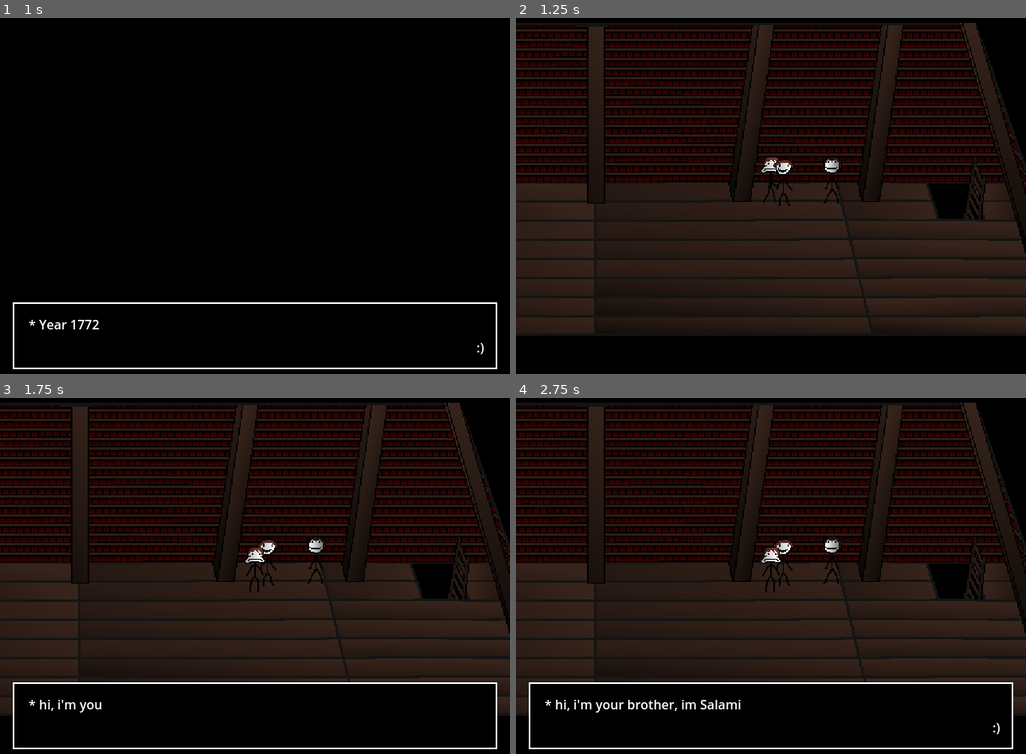
Above: before the commit, frames 1-4 (two rows, left to right).
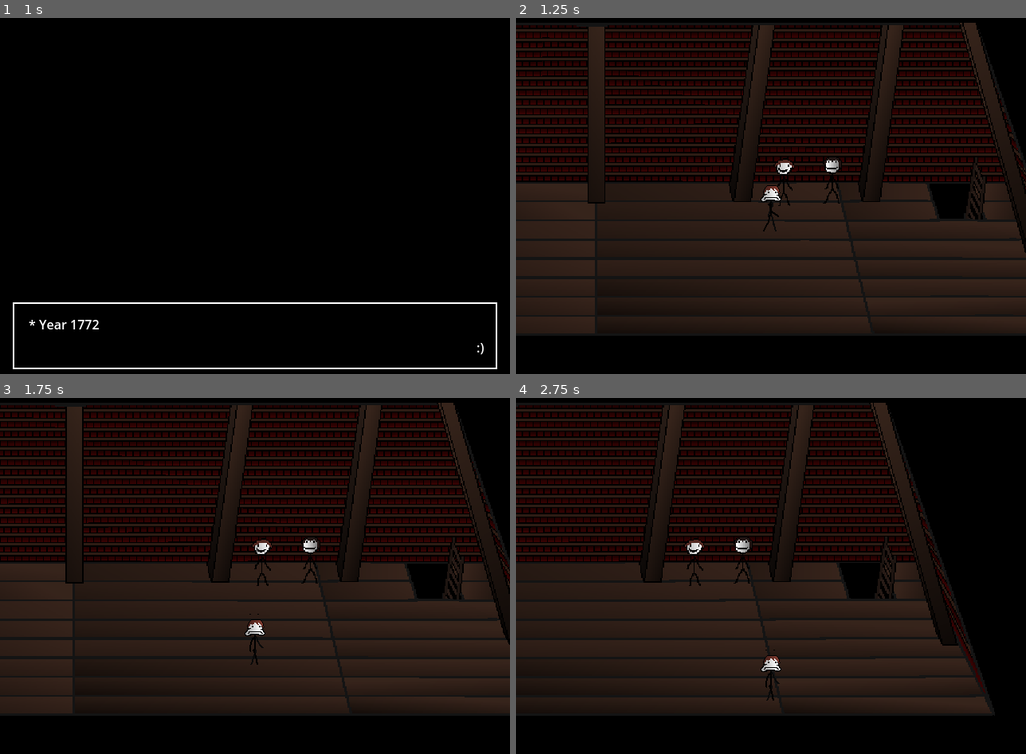
Above: after the commit, the same moments.

Repository: Jupyyter/I-am-hungry-and-my-name-is-Hadarag-Gabriel
Game: Godot game, scene res://scenes/intro.tscn
The game is run twice, just before and just after one commit, with the same random seed, the same clock (stepped at 60 frames per second) and the same inputs.
Inputs:
- Up to frame 1 (1 s): tap Enter (ui_accept) at 0.5, 0.6, 0.77 s; hold Right (ui_right) from 0.53 s (still down)
- Up to frame 2 (1.25 s): keep holding Right (ui_right); tap Enter (ui_accept) at 1.07 s
- Up to frame 3 (1.75 s): release Right (ui_right) at 1.28 s; hold Down (ui_down) from 1.28 s (still down); tap Enter (ui_accept) at 1.35, 1.52 s
- Up to frame 4 (2.75 s): tap Enter (ui_accept) at 1.82, 2.1 s; release Down (ui_down) at 2.03 s; hold Right (ui_right) from 2.03 s (still down)

Frame 1 is identical in both runs. In frame 2, 4.3% of the frame differs, in the area x 0-100%, y 2-89%; in frame 3, 20%; in frame 4, 30%, in the area x 0-100%, y 1-99%.

Commit message:
dsa

Diff:
--- a/scenes/lvl1.tscn
+++ b/scenes/lvl1.tscn
@@ -88,6 +88,7 @@
 shape = SubResource("RectangleShape2D_pgte5")
 
 [node name="CollisionPolygon2D" type="CollisionPolygon2D" parent="StaticBody2D"]
+visible = false
 z_index = 2
 position = Vector2(567, 69)
 polygon = PackedVector2Array(-564, 322, 646, 318, 605, 235, 589, 235, 575, 213, 577, 213, 554, 134, 518, 134, 536, 180, …(365 unchanged characters)…
@@ -104,7 +105,7 @@
 shape = SubResource("RectangleShape2D_yxsvc")
 
 [node name="player" parent="." instance=ExtResource("2_r1w16")]
-position = Vector2(827, 225)
+position = Vector2(805, 261)
 scale = Vector2(1, 1)
 
 [node name="Camera2D" type="Camera2D" parent="player" node_paths=PackedStringArray("map")]
--- a/scenes/szdafadsfdsaf.tscn
+++ /dev/null
@@ -1,14 +0,0 @@
-[gd_scene load_steps=2 format=3 uid="uid://csv7a4vwabm02"]
-
-[ext_resource type="Texture2D" uid="uid://bl8trwvomot62" path="res://images/pillarLeft.png" id="1_3i4e6"]
-
-[node name="szdafadsfdsaf" type="CharacterBody2D"]
-z_index = 1
-z_as_relative = false
-y_sort_enabled = true
-
-[node name="Sprite2D" type="Sprite2D" parent="."]
-z_index = 1
-texture_filter = 1
-position = Vector2(0, -102)
-texture = ExtResource("1_3i4e6")
--- a/scripts/lvl1.gd
+++ b/scripts/lvl1.gd
@@ -63,7 +63,9 @@
 
 
 func _on_miguel_2_body_exited(body:Node2D):
-	nearMiguel=false
+	if body is CharacterBody2D:
+		nearMiguel=false
 
 func _on_miguel_2_body_entered(body:Node2D):
-	nearMiguel=true
+	if body is CharacterBody2D:
+		nearMiguel=true
